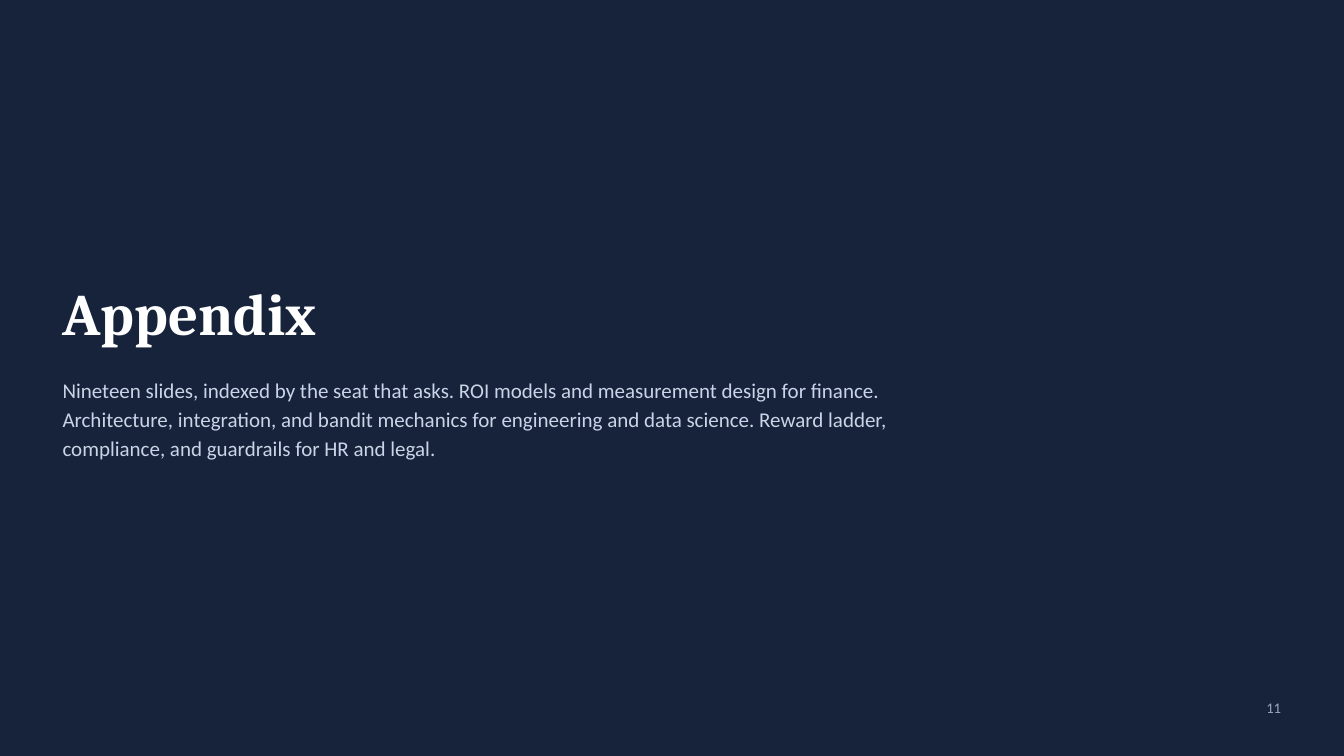
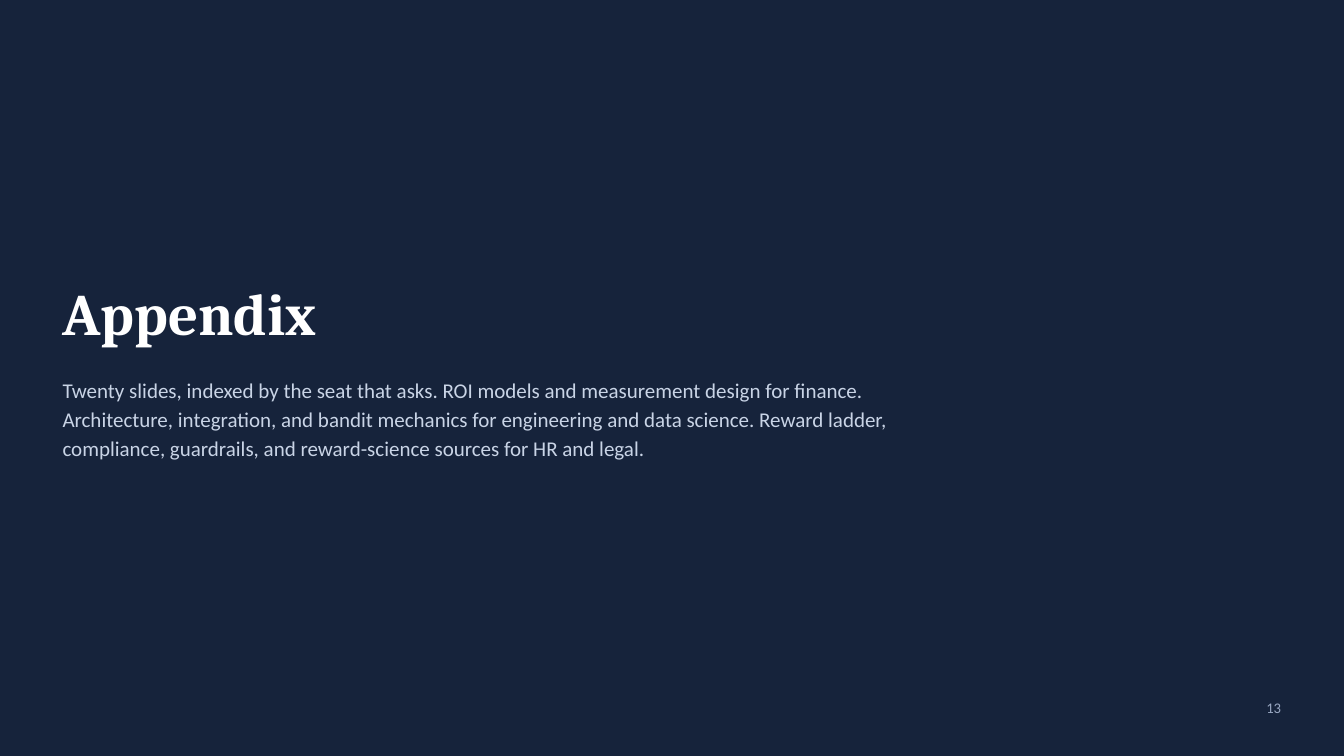
Before and after one commit to AllenHoem/walmart-sidekick-pm-framework, a slide deck: slide 13 of docs/sidekick-90-day-decision-deck.pptx (slide 11 before the commit). Drawn at 1344x756 pixels with LibreOffice and Linux fonts; fonts in the diff are those of the drawing. Boxes give left, top, right and bottom in pixels: in the first picture for what was removed or moved away, otherwise in the second. Text is boxed around its words. In the diff, an @@ line names an element or a change of style, - is before the commit and + after.

```diff
--- a/docs/sidekick-90-day-decision-deck.pptx
+++ b/docs/sidekick-90-day-decision-deck.pptx
@@ text at (63, 383, 886, 460): text changed @@
-Nineteen slides, indexed by the seat that asks. ROI models and measurement design for finance. Architecture, integration, and bandit mechanics for engineering and data science. Reward ladder, compliance, and guardrails for HR and legal.
+Twenty slides, indexed by the seat that asks. ROI models and measurement design for finance. Architecture, integration, and bandit mechanics for engineering and data science. Reward ladder, compliance, guardrails, and reward-science sources for HR and legal.
@@ text at (1266, 703, 1281, 713): text changed @@
-11
+13
```
Also in this commit, not shown: 28 other slides changed, 4 slides added, 1 slide removed, 1 other file.
